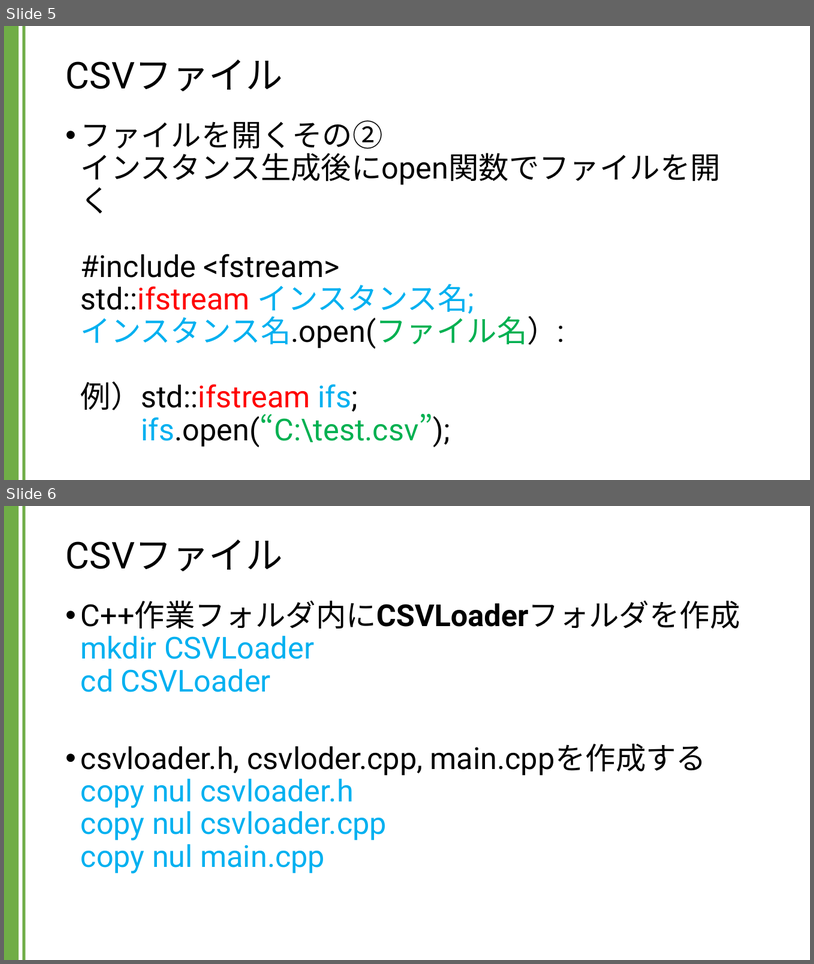
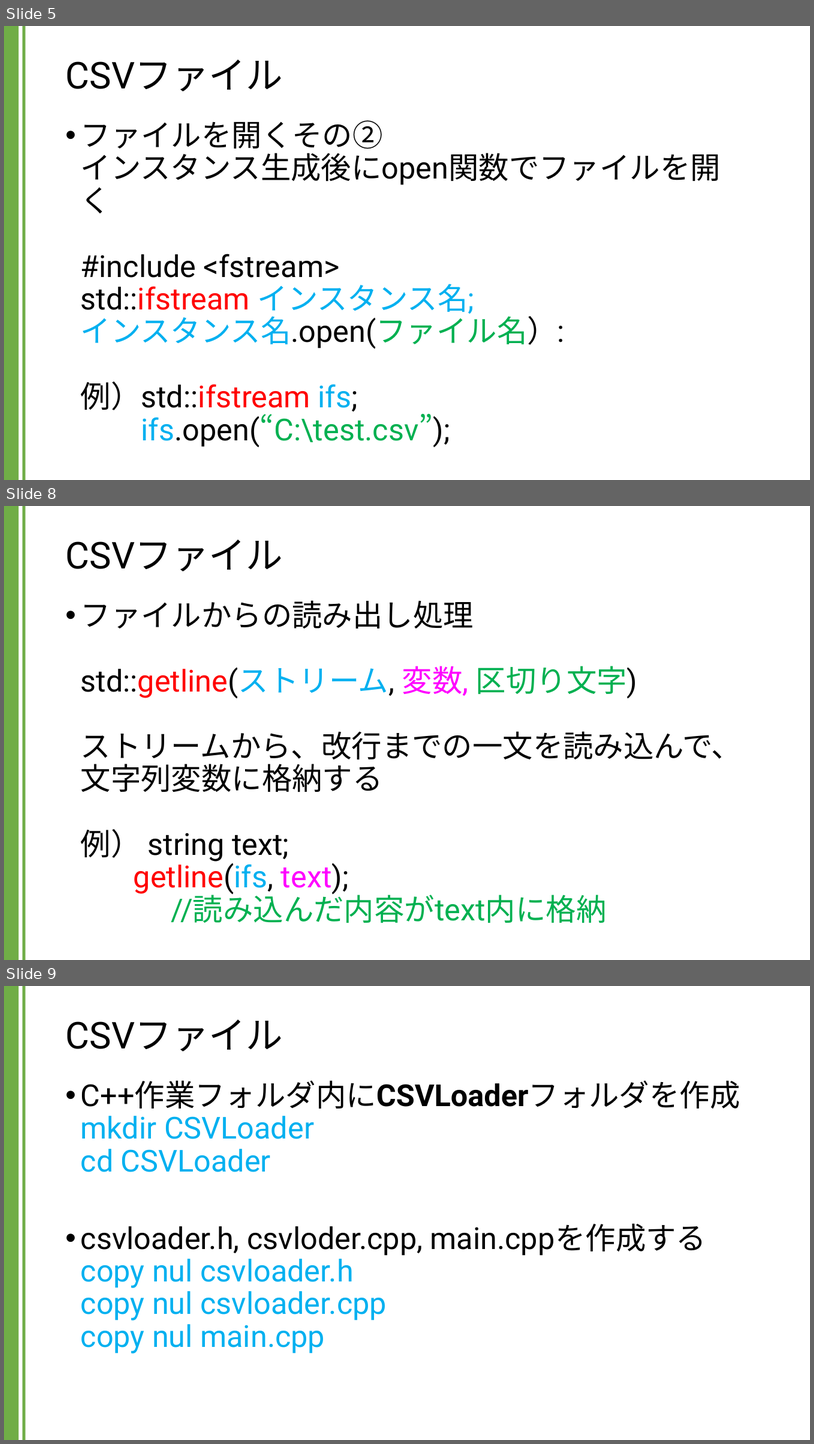
Before and after one commit to kic-murata/cpp2024, a slide deck: 授業資料/講義資料：CSVファイル.pptx. Shown one above the other, each under a label of ours: slides 5 and 6 before the commit, slides 5, 8 and 9 after it; the slides between them are not shown. The pictures are 814x964 and 814x1444 pixels, drawn with LibreOffice and Linux fonts; fonts in the diff are those of the drawing. Boxes give left, top, right and bottom in pixels: in the first picture for what was removed or moved away, otherwise in the second. Text is boxed around its words. In the diff, an @@ line names an element or a change of style, - is before the commit and + after.

```diff
--- a/授業資料/講義資料：CSVファイル.pptx
+++ b/授業資料/講義資料：CSVファイル.pptx
@@ slide 8 added at [4, 506, 810, 960], background #FFFFFF; not listed: 2 template elements that a slide beside it also shows @@
@@ title added at [65, 540, 282, 571], 44 pt, text #000000 @@
+CSVファイル
@@ text added at [81, 600, 743, 922], 36 pt, text #000000 @@
+• ファイルからの読み出し処理
+  std::getline(ストリーム, 変数, 区切り文字)
+  ストリームから、改行までの一文を読み込んで、
+  文字列変数に格納する
+  例） string text;
+  getline(ifs, text);
+  //読み込んだ内容がtext内に格納
@@ what was slide 6 is now slide 9 @@
```
Also in this commit, not shown: 2 other slides added.
